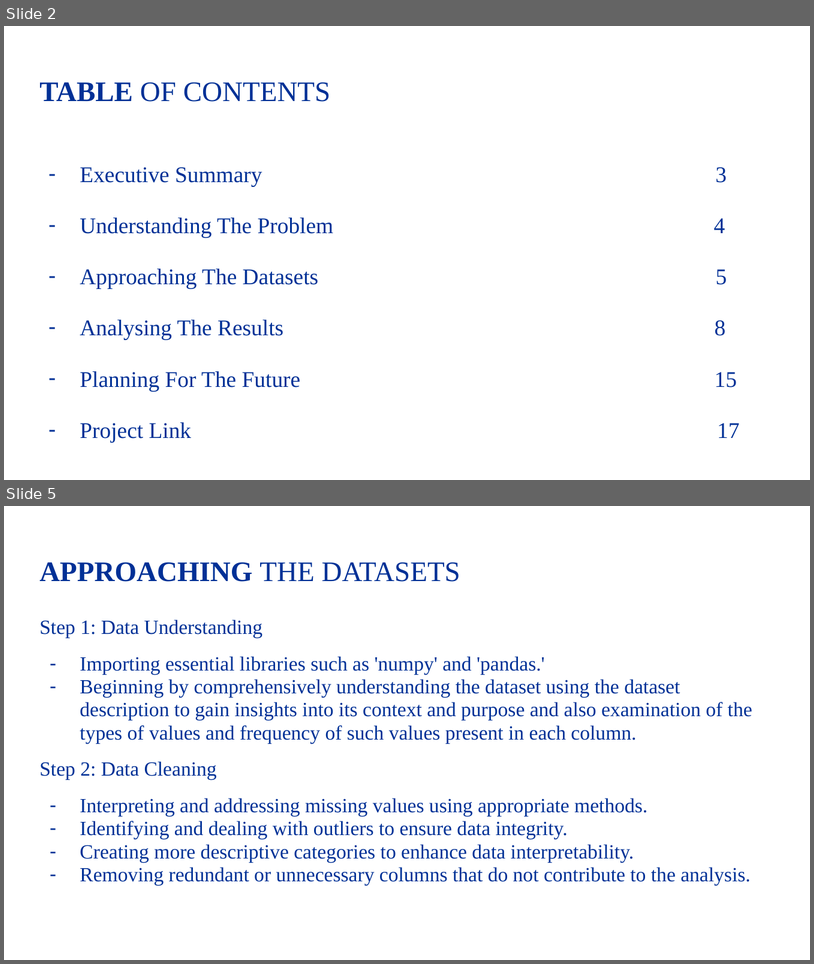
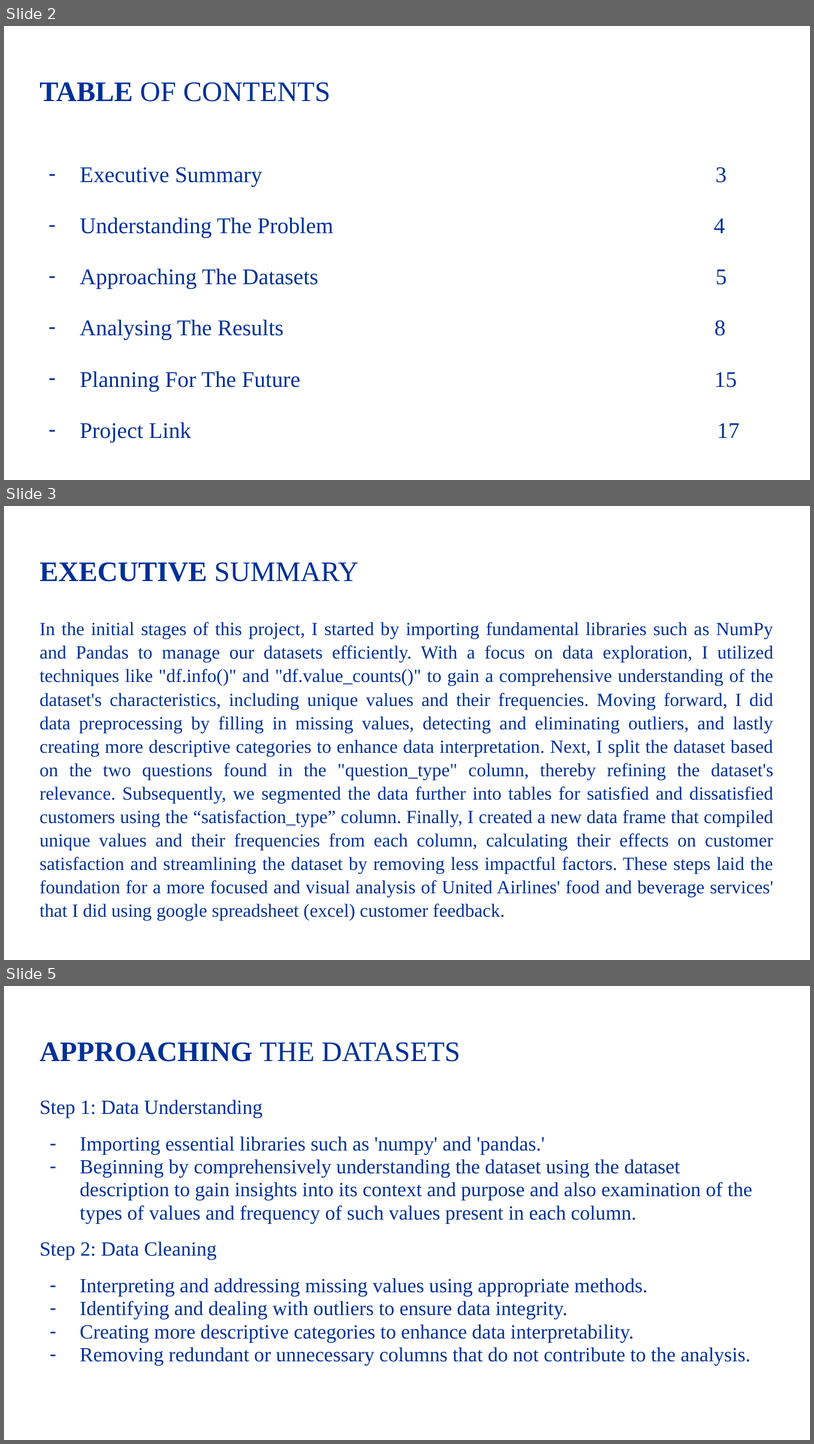
Before and after one commit to Gaurav7877/SkyHack_Hackathon, a slide deck: UA_Skyhack/2K20_MC_49_SkyHackPresentation.pptx. Shown one above the other, each under a label of ours: slides 2 and 5 before the commit, slides 2, 3 and 5 after it; the slides between them are not shown. The pictures are 814x964 and 814x1444 pixels, drawn with LibreOffice and Linux fonts; fonts in the diff are those of the drawing. Boxes give left, top, right and bottom in pixels: in the first picture for what was removed or moved away, otherwise in the second. Text is boxed around its words. In the diff, an @@ line names an element or a change of style, - is before the commit and + after.

```diff
--- a/UA_Skyhack/2K20_MC_49_SkyHackPresentation.pptx
+++ b/UA_Skyhack/2K20_MC_49_SkyHackPresentation.pptx
@@ slide 3 added at (4,506,810,960), background #FFFFFF @@
@@ title added at (39,562,359,582), 25.2 pt, text #003096, bold @@
+EXECUTIVE SUMMARY
@@ text added at (39,622,774,920), 16.6 pt, text #003096 @@
+In the initial stages of this project, I started by importing fundamental libraries such as NumPy and Pandas to manage our datasets efficiently. With a focus on data exploration, I utilized techniques like "df.info()" and "df.value_counts()" to gain a comprehensive understanding of the dataset's characteristics, including unique values and their frequencies. Moving forward, I did data preprocessing by filling in missing values, detecting and eliminating outliers, and lastly creating more descriptive categories to enhance data interpretation. Next, I split the dataset based on the two questions found in the "question_type" column, thereby refining the dataset's relevance. Subsequently, we segmented the data further into tables for satisfied and dissatisfied customers using the “satisfaction_type” column. Finally, I created a new data frame that compiled unique values and their frequencies from each column, calculating their effects on customer satisfaction and streamlining the dataset by removing less impactful factors. These steps laid the foundation for a more focused and visual analysis of United Airlines' food and beverage services' that I did using google spreadsheet (excel) customer feedback.
```
Also in this commit, not shown: 8 slides changed, 1 slide removed, 2 other files.
